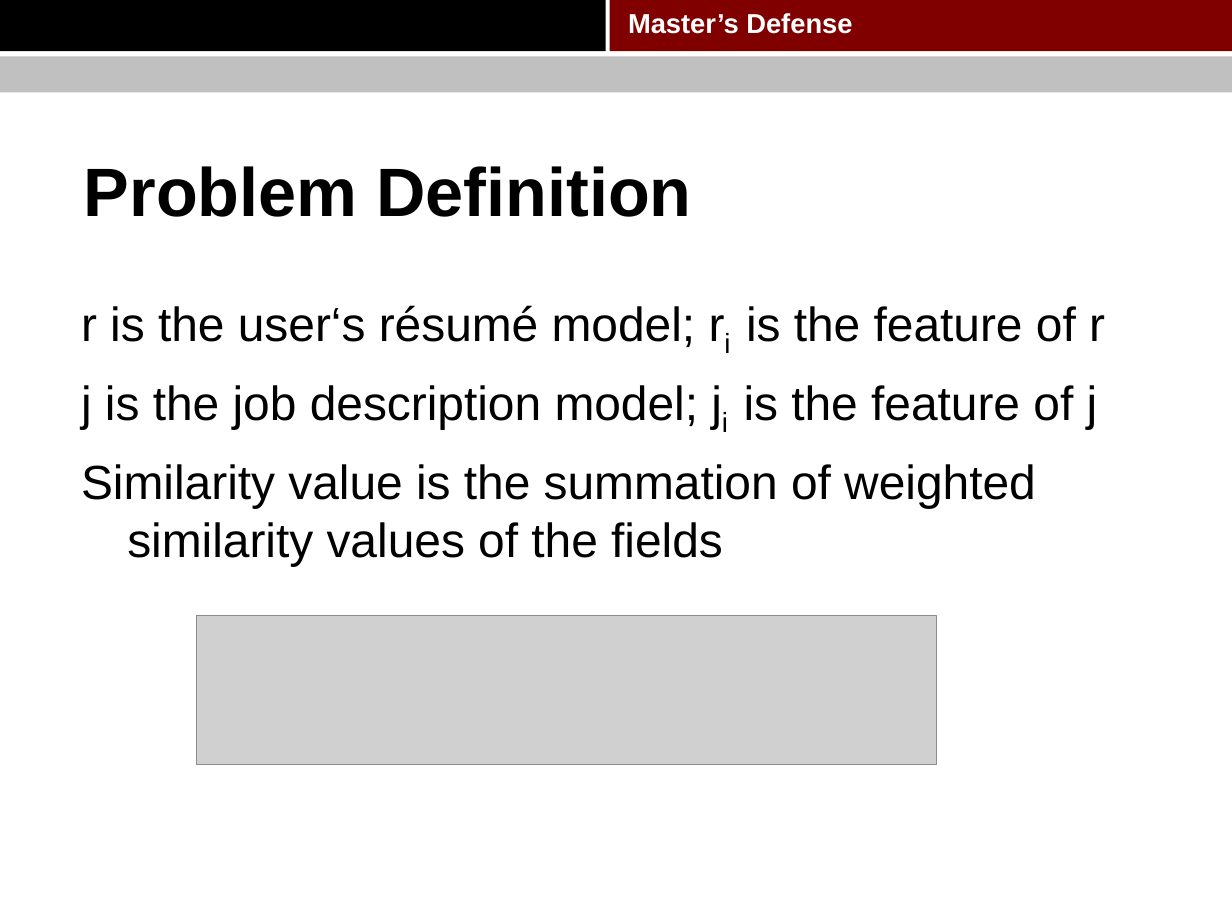
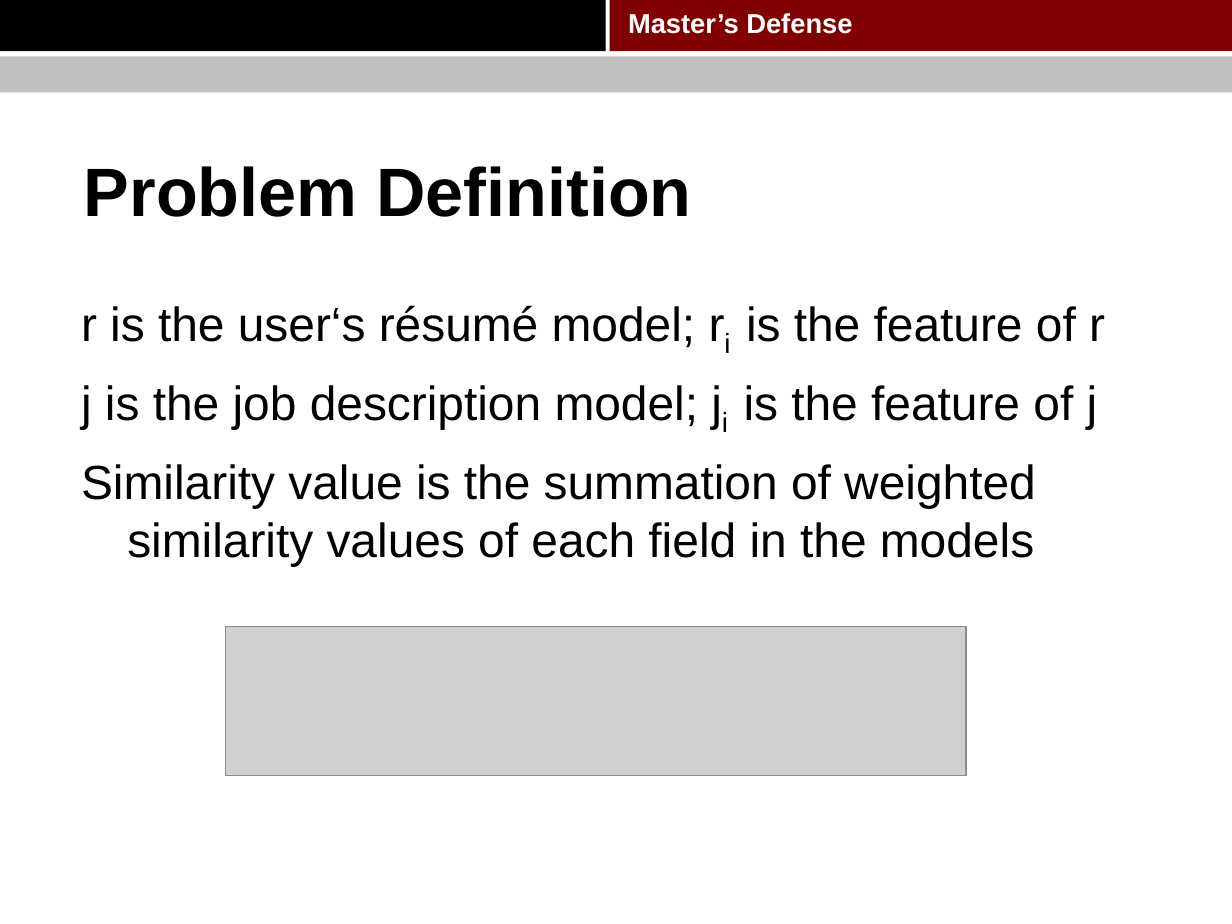
Before and after one commit to pkushiqiang/thesis, a slide deck: slide 20 of media/Master's thesis.pptx (slide 19 before the commit). Drawn at 1232x924 pixels with LibreOffice and Linux fonts; fonts in the diff are those of the drawing; grey boxes stand for pictures; background and template pictures are left out. Boxes give left, top, right and bottom in pixels: in the first picture for what was removed or moved away, otherwise in the second. Text is boxed around its words. In the diff, an @@ line names an element or a change of style, - is before the commit and + after.

```diff
--- a/media/Master's thesis.pptx
+++ b/media/Master's thesis.pptx
@@ text at box(81, 464, 1036, 566): text changed @@
-Similarity value is the summation of weighted similarity values of the fields
+Similarity value is the summation of weighted similarity values of each field in the models
@@ picture: place and size @@
-picture at box(196, 616, 936, 765)
+picture at box(225, 626, 966, 775)
```
Also in this commit, not shown: 9 other slides changed, 1 slide added, 1 slide removed.
